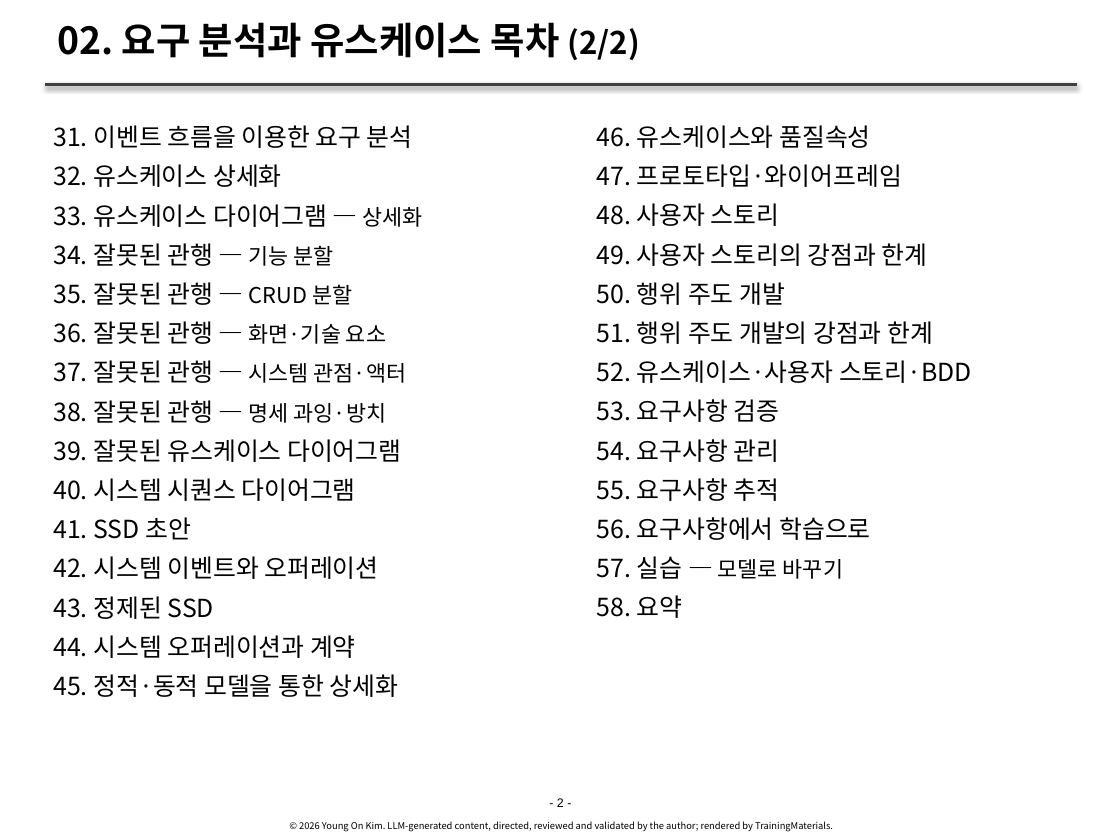
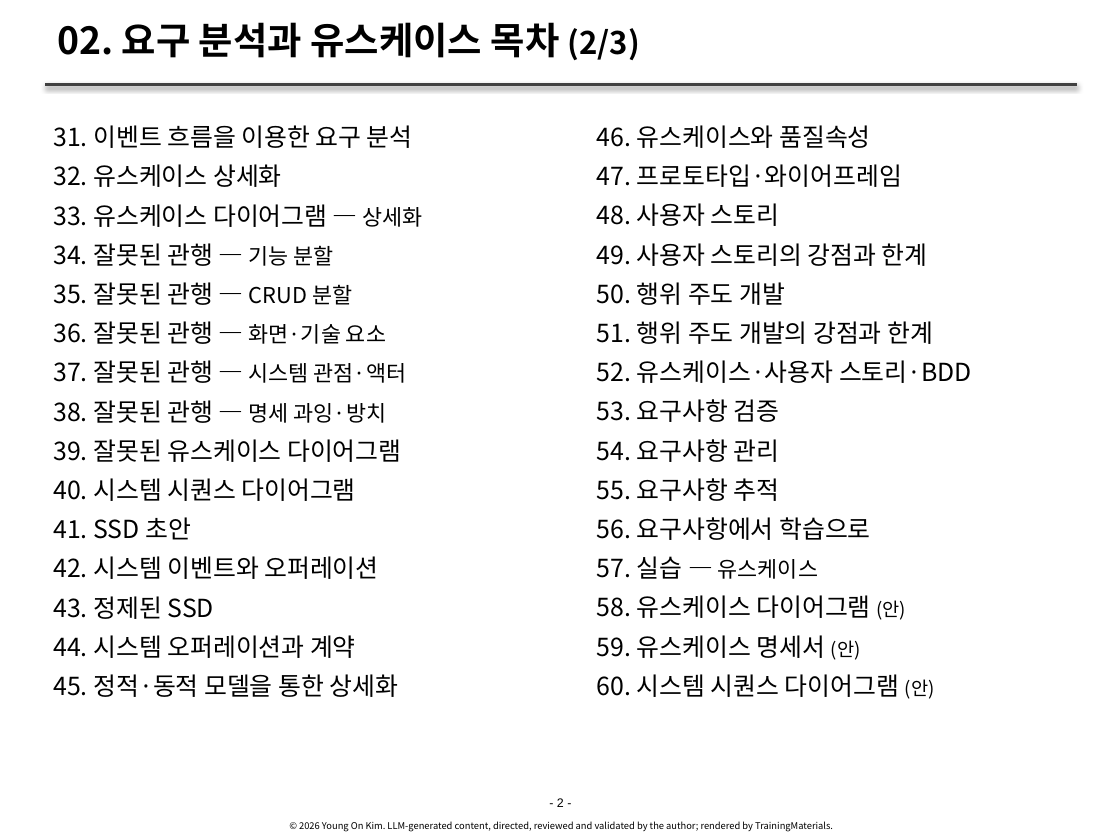
Before and after one commit to YoungSan77/TrainingMaterials, a slide deck: slide 2 of courses/ooad/sessions/s02.pptx. Drawn at 1120x840 pixels with LibreOffice and Linux fonts; fonts in the diff are those of the drawing. Boxes give left, top, right and bottom in pixels: in the first picture for what was removed or moved away, otherwise in the second. Text is boxed around its words. In the diff, an @@ line names an element or a change of style, - is before the commit and + after.

```diff
--- a/courses/ooad/sessions/s02.pptx
+++ b/courses/ooad/sessions/s02.pptx
@@ title at (57,22,640,60): text changed @@
-02. 요구 분석과 유스케이스 목차 (2/2)
+02. 요구 분석과 유스케이스 목차 (2/3)
@@ text at (597,556,935,699): text changed @@
-  57. 실습 — 모델로 바꾸기
-  58. 요약
+  57. 실습 — 유스케이스
+  58. 유스케이스 다이어그램 (안)
+  59. 유스케이스 명세서 (안)
+  60. 시스템 시퀀스 다이어그램 (안)
```
Also in this commit, not shown: 78 other slides changed, 5 slides added, 1 slide removed, 39 other files.
